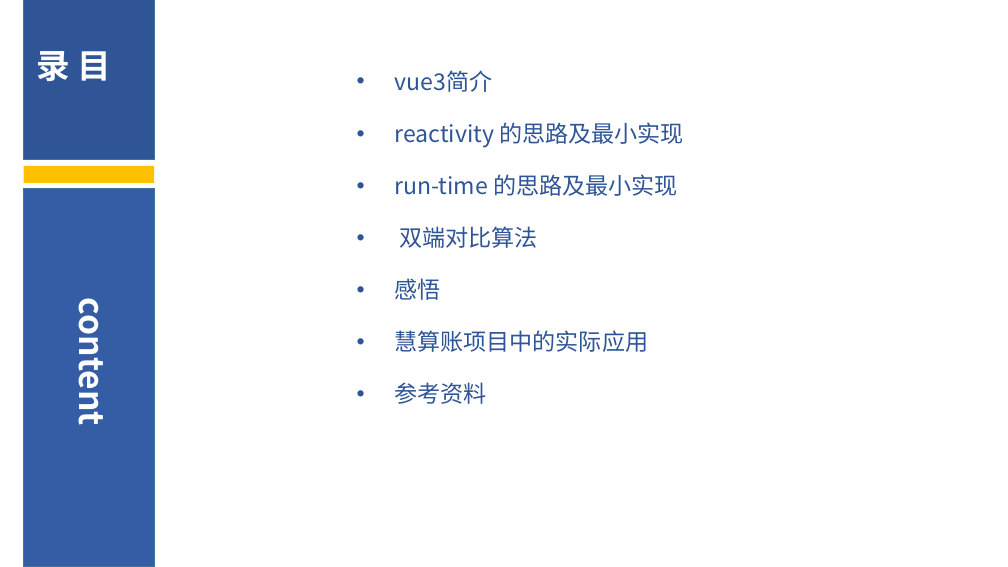
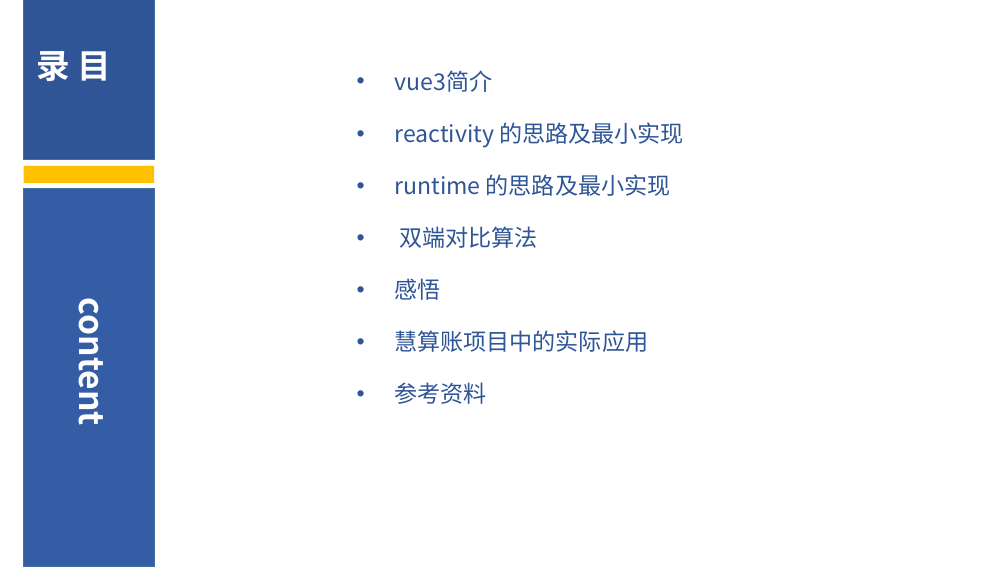
Before and after one commit to chenJinYuDo/cjy-mini-vue, a slide deck: slide 2 of doc/mini-vue3(vue3的最小实现).pptx. Drawn at 1008x567 pixels with LibreOffice and Linux fonts; fonts in the diff are those of the drawing; background and template pictures are left out. Boxes give left, top, right and bottom in pixels: in the first picture for what was removed or moved away, otherwise in the second. Text is boxed around its words. In the diff, an @@ line names an element or a change of style, - is before the commit and + after.

```diff
--- a/doc/mini-vue3(vue3的最小实现).pptx
+++ b/doc/mini-vue3(vue3的最小实现).pptx
@@ text at box(394, 174, 670, 196): text changed @@
-• run-time 的思路及最小实现
+• runtime 的思路及最小实现
```
Also in this commit, not shown: 1 other slide changed, 11 slides added, 2 slides removed, 2 other files.
